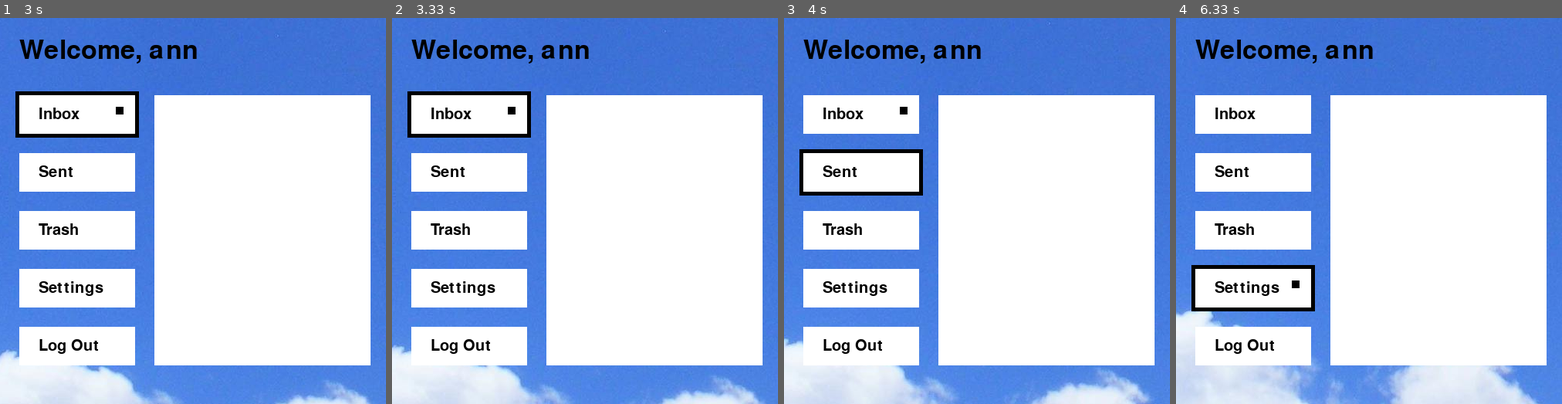
Above: before the commit, frames 1-4 (left to right).
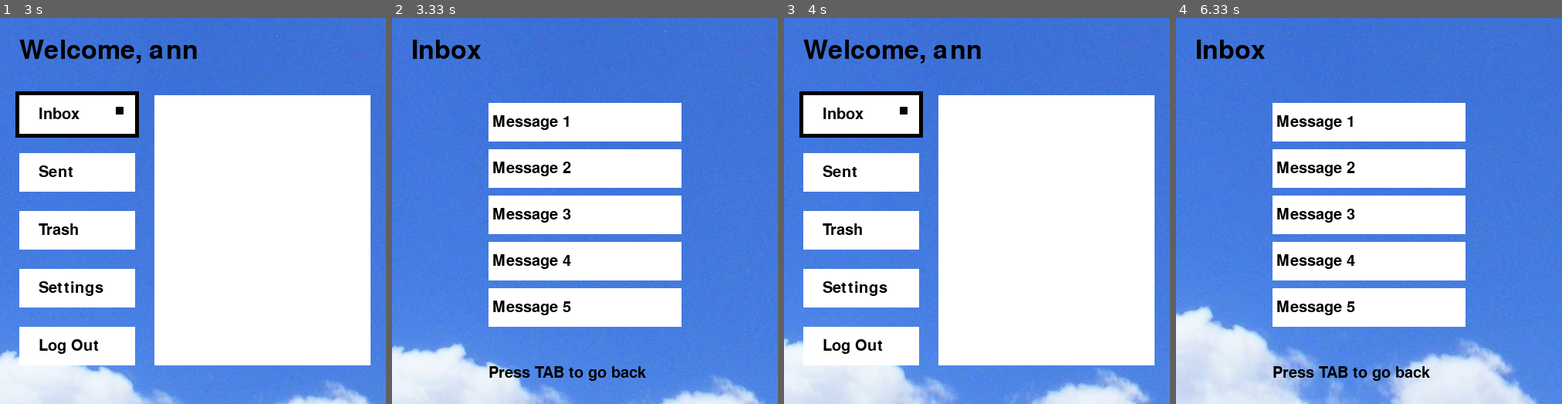
Above: after the commit, the same moments.

Repository: Turkeydoodle/Python
Game: pygame game, started from EmailPygame/main.py
The game is run twice, just before and just after one commit, with the same random seed, the same clock (stepped at 60 frames per second) and the same inputs.
Inputs:
- Up to frame 1 (3 s): type "ann" at 0.33 s; tap Enter at 0.67, 2.67 s; hold Tab 0.88-1.35 s; type "a" at 2.53 s
- Up to frame 2 (3.33 s): tap Enter at 3.08 s
- Up to frame 3 (4 s): hold Tab 3.42-3.88 s; type "r" at 3.97 s
- Up to frame 4 (6.33 s): tap Enter at 4.1, 4.98, 6.08 s; tap Tab at 4.52 s; type "o" at 4.85 s; hold Tab 5.4-5.87 s; type "i" at 5.95 s

Frame 1 is identical in both runs. In frame 2, 41% of the frame differs, in the area x 4-96%, y 5-94%; in frame 3, 1.7%; in frame 4, 40%.

Commit message:
Start of the development of the menus

Diff:
--- a/EmailPygame/main.py
+++ b/EmailPygame/main.py
@@ -13,6 +13,7 @@
 y = -1000
 menuicons = ['Inbox','Sent','Trash','Settings','Log Out']
 inputed = ''
+currentpage = 'home'  # Track current page/view
 screenwidth = 500
 screenheight = 500
 window = pygame.display.set_mode((screenwidth,screenheight ) )
@@ -103,8 +104,47 @@
                         pass
                     else:
                         page = 1
+nummessagees = 5
+def renderinbox():
+    global x, y, xv, yv, done, currentpage, mcurrentplace
+    x += xv
+    y += yv
+    xv += (0 - x) * 0.001
+    yv += (0 - y) * 0.001
+    if x > 0 or x < -500:
+        xv = -xv
+    if y > 0 or y < -500:
+        yv = -yv
+    window.blit(background, (x, y))
+    font = pygame.font.Font(None, 50)
+    text_surface = font.render("Inbox", True, (0, 0, 0))
+    window.blit(text_surface, (25, 25))
+    for i in range(nummessagees):
+        block = pygame.surface.Surface((250, 50))
+        block.fill((255,255,255))
+        window.blit(block, (125, 110+(i*60)))
+        font = pygame.font.Font(None, 30)
+        text_surface = font.render("Message " + str(i+1), True, (0, 0, 0))
+        window.blit(text_surface, (130, 125+(i*60)))
+    font = pygame.font.Font(None, 30)
+    text_surface = font.render("Press TAB to go back", True, (0, 0, 0))
+    window.blit(text_surface, (125, 450))
+    for event in pygame.event.get():
+        if event.type == QUIT:
+            done = True
+        if event.type == pygame.KEYDOWN:
+            if event.key == pygame.K_TAB:
+                currentpage = 'home'
+                mcurrentplace = 0
+
+def rendersent():
+    pass
+def rendertrash():
+    pass
+def rendersettings():
+    pass
 def renderhome():
-    global x, y, xv, yv, text_surface, done, name, mcurrentplace, page, inputed, currentwin, inputed2
+    global x, y, xv, yv, text_surface, done, name, mcurrentplace, page, inputed, currentwin, inputed2, currentpage
     x += xv
     y += yv
     xv += (0 - x) * 0.001
@@ -139,13 +179,31 @@
                     page = 0
                     inputed = ''
                     inputed2 = ''
-while done == False:
+                elif menuicons[currentwin] == 'Settings':
+                    currentpage = 'settings'
+                elif menuicons[currentwin] == 'Inbox':
+                    currentpage = 'inbox'
+                elif menuicons[currentwin] == 'Sent':
+                    currentpage = 'sent'
+                elif menuicons[currentwin] == 'Trash':
+                    currentpage = 'trash'
+while not done:
     if page == 0:
         renderlogin()
     elif page == 1:
-        renderhome()
+        if currentpage == 'home':
+            renderhome()
+        elif currentpage == 'inbox':
+            renderinbox()
+        elif currentpage == 'sent':
+            rendersent()
+        elif currentpage == 'trash':
+            rendertrash()
+        elif currentpage == 'settings':
+            rendersettings()
     pygame.display.update()
     timer.tick(fps)
+
 pygame.quit()
 print('Program executed successfully. Pygame.quit() called.')
 print("Email: " + inputed)
